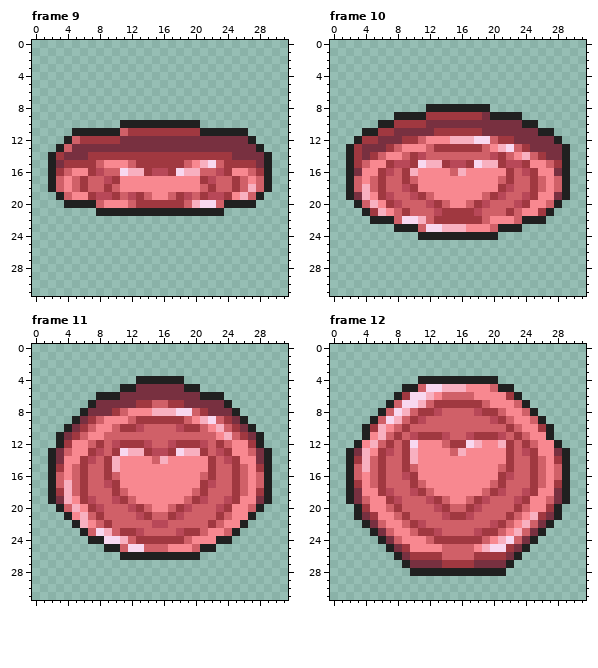
Pixel-art file: assets/img/icons/jokers/jokers.aseprite. Above: the version before the commit.
32x32 pixels, 13 frames. Shown: frame 9, frame 10, frame 11, frame 12. The commit also changed other frames, which this record leaves out.
The result:
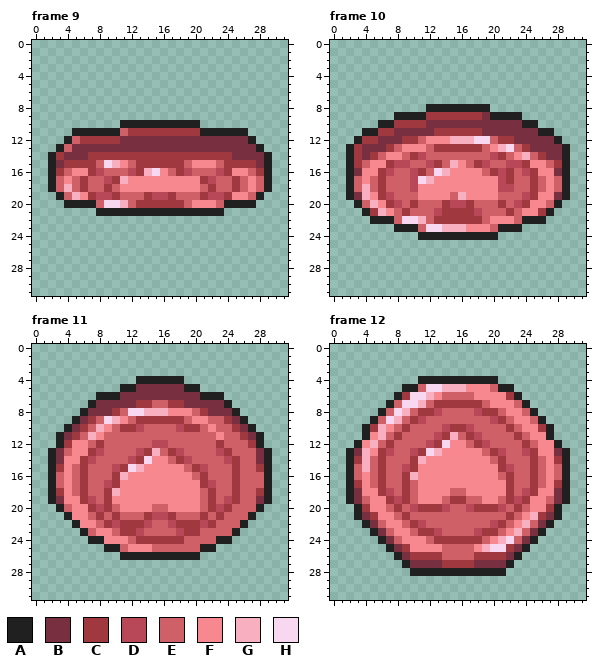
Palette (. is transparent): A #202020  B #783040  C #a03840  D #b84858  E #d06068  F #f88890  G #f8b0c0  H #f8d8f0
Message: gif handling (jokers); added X.svg
From old to new:
--- frame 9, layer "Group 4/Layer 7"
@@ x 0..31 @@
 14 ..ACBBBCCCCCCCCCCCCCCCCCCBBBBA..
-15 ..ABCCCCEFFFECCCCCCEFGHECCCCBA..
-16 ..ACEFFCDEEHGGCDDCHGGEEDCFFECA..
-17 ..AEFECEEDCFFFFFFFFFFCDEECEFEA..
-18 ..AEFECEECEFFFFFFFFFFECEECEGEA..
-19 ...AEFFCDDCEDCEFFECDECDDCFGEA...
-20 ....AAAAEFFFECCCCCCEGHHEAAAA....
+15 ..ABCCCCEHGFECCCCCCEFFFECCCCBA..
+16 ..ACEFFCDEEEDCGHFECDEEEDCFFECA..
+17 ..AEFECEEDCGFFFFFFFFFCDEECEFEA..
+18 ..AEGECEECEFFFFFFFFFFECEECEFEA..
+19 ...AEGFCDDCEEECDDCEEECDDCFFEA...
+20 ....AAAAEHHGECCCCCCEFFFEAAAA....
 21 ........AAAAAAAAAAAAAAAA........
--- frame 10, layer "Group 4/Layer 7"
@@ x 7..23 @@
 14 FFECDEEEEEEEEDCEF
-15 CDDCHGGCDDCHGGCDD
-16 DECGFFFFEGFFFFFCE
-17 EECEFFFFFFFFFFECE
-18 EEDCFFFFFFFFFFCDE
-19 DEEDCEFFFFFFECDEE
-20 CDEEEDCEFFECDEEED
+15 CDDEEDCEGFECDEEDD
+16 DEEDCEHGFFFFECDCE
+17 EEEDHGFFFFFFFFDCE
+18 EEEDFFFFFFFFFFDDE
+19 DEEEFFFFEGFFFFEEE
+20 CDECEEECDDCEEECED
 21 FECEEEDCCCCDEEECE
--- frame 11, layer "Group 4/Layer 7"
@@ x 0..31 @@
  7 .......ABBBBBCCEECCBBBBBA.......
- 8 ......ABBBCEFFFGGGHHECBBBA......
- 9 .....ABCEFFFECCCCCCEFGHECBA.....
-10 ....ABCEFFECCDEEEEDCCEFGECBA....
-11 ...ABCEFFEEEEEEEEEEEEEEFGECBA...
-12 ...ACFFECEDCCCDEEDCCCDECEFFCA...
-13 ..ABEFFCDECHGGCDDCHGGCEDCFFEBA..
-14 ..ABFFCDECGFFFFEGFFFFFCEDCFFBA..
-15 ..ACFECEECGFFFFFFFFFFFCEECEFCA..
-16 ..AEFECEECEFFFFFFFFFFECEECEFEA..
-17 ..AEGECEEDCFFFFFFFFFFCDEECEFEA..
-18 ..ACGECEEECEFFFFFFFFECEEECEFCA..
-19 ..ABGFCDEEDCEFFFFFFECDEEDCFFBA..
-20 ...AEGFCDEEEDCEFFECDEEEDCFFEA...
-21 ....AFGECEEEEDCEECDEEEECEFFA....
-22 .....AGFECEEEEEDDEEEEECEFFA.....
-23 ......AEHGECCDEEEEDCCEFFEA......
-24 .......AAHHGECCCCCCEFFFAA.......
-25 .........AAEHHEEEFFFEAA.........
+ 8 ......ABBBCEHHGGGFFFECBBBA......
+ 9 .....ABCEHGFECCCCCCEFFEECBA.....
+10 ....ABCEGFECCDEEEEDCCEFEECBA....
+11 ...ABCEGFEEEEEEEEEEEEEEFEECBA...
+12 ...ACFFECEEEEEEDDEEEEEECEEECA...
+13 ..ABEFFCDEEEEDCGECDEEEEDCEEEBA..
+14 ..ABFFCDEEEEDCHFFECDEEEEDCEEBA..
+15 ..ACFECEEEDCHGFFFFFECDEEECEECA..
+16 ..AEFECEEECGFFFFFFFFECEEECEEEA..
+17 ..AEFECEEDCFFFFFFFFFFCDEECEEEA..
+18 ..ACFECEECGFFFFFFFFFFECEECEECA..
+19 ..ABFFCDECFFFFFFFFFFFECEDCEEBA..
+20 ...AEFFCDCEFFFFEEFFFFECDCEEEA...
+21 ....AFFECECEEECDDCEEECECEEEA....
+22 .....AFFECDCCCDEEDCCCDCEEEA.....
+23 ......AEFFECCDEEEEDCCEEEEA......
+24 .......AAFFFECCCCCCEEEEAA.......
+25 .........AAEFFFEEEEEEAA.........
 26 ...........AAAAAAAAAA...........
--- frame 12, layer "Group 4/Layer 7"
@@ x 7..24 @@
  9 HGECDEEEEEEEEDCEFF
-10 FECEEEEEEEEEEEECEF
-11 ECEDCCCDEEDCCCDECE
-12 CECHFFFECCHGFFGCEC
-13 DECGFFFFEGFFFFFCED
-14 EECGFFFFFFFFFFFCEE
-15 EECEFFFFFFFFFFECEE
-16 EEDCFFFFFFFFFFCDEE
-17 EEECEFFFFFFFFECEEE
-18 DEEDCEFFFFFFECDEED
-19 CDEEEDCEFFECDEEEDC
-20 ECEEEEDCEECDEEEECE
-21 FECEEEEDCCDEEEECEF
+10 FECEEEEDCCDEEEECEF
+11 ECEEEEDCGECDEEEECE
+12 CEEEEDCHFFECDEEEEC
+13 DEEDCHGFFFFFECDEED
+14 EEECGFFFFFFFFECEEE
+15 EEDCFFFFFFFFFFCDEE
+16 EECGFFFFFFFFFFECEE
+17 EECEFFFFFFFFFFFCEE
+18 DECEFFFFEEFFFFFCED
+19 CDCEFFFECCEEFFECDC
+20 ECEDCCCDEEDCCCDECE
+21 FECEEEEEEEEEEEECEF
 22 FFECDEEEEEEEEDCEFG
Boxes around the changes in both pictures, in picture pixels (x1, y1, x2, y2):
changed: (104, 160, 256, 208)
changed: (64, 184, 80, 200)
changed: (402, 160, 506, 208)
changed: (64, 408, 256, 552)
changed: (402, 424, 514, 520)
